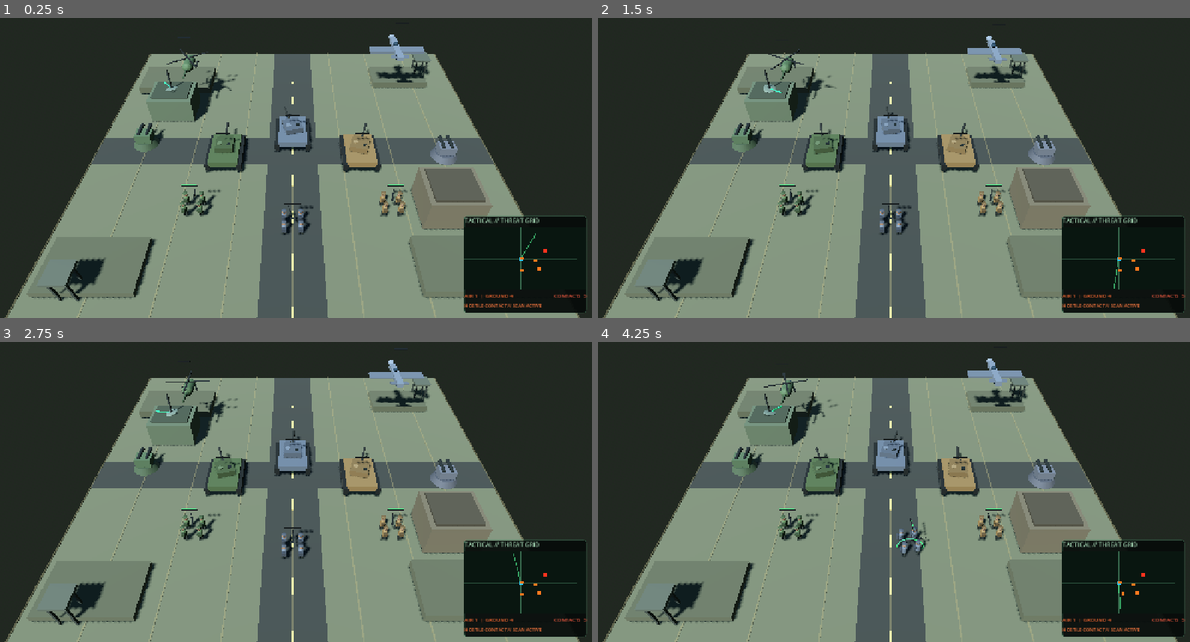
Above: before the commit, frames 1-4 (two rows, left to right).
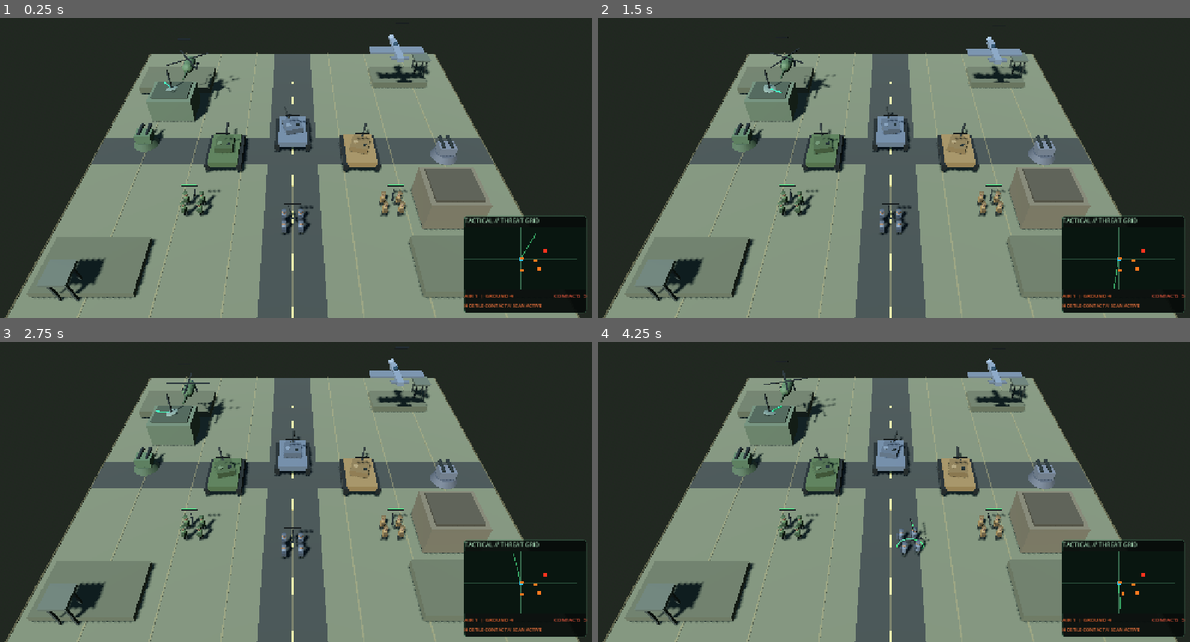
Above: after the commit, the same moments.

Repository: Jamalalbaroty/storm-generals-mobil
Game: Godot game, scene res://prototype_3d/battlefield_3d.tscn
The game is run twice, just before and just after one commit, with the same random seed, the same clock (stepped at 60 frames per second) and the same inputs. This scene is started directly instead of the project's main scene.
Inputs (mouse positions are in pixels of both pictures, inside the frame that each line leads up to):
- Up to frame 1 (0.25 s): no input
- Up to frame 2 (1.5 s): move the mouse to (1024, 132) at 0.52 s; click (1024, 132) at 0.67 s; drag from (769, 165) to (858, 216) at 1.27 s
- Up to frame 3 (2.75 s): move the mouse to (349, 399) at 2.02 s; click (349, 399) at 2.17 s
- Up to frame 4 (4.25 s): drag from (858, 540) to (710, 423) at 2.77 s; move the mouse to (1071, 525) at 3.52 s; click (1071, 525) at 3.67 s

The runs differ from the first frame. In frame 1, 0.3% of the frame differs, in the area x 28-73%, y 5-27%; in frame 2, 0.4%; in frame 3, 0.4%, in the area x 27-73%, y 5-27%; in frame 4, 0.4%.

Commit message:
feat: add lightweight tank track dust effects

Diff:
--- a/prototype_3d/battlefield_3d.gd
+++ b/prototype_3d/battlefield_3d.gd
@@ -46,6 +46,8 @@
 var combat_fire_audio: AudioStreamWAV
 var combat_impact_audio: AudioStreamWAV
 var engine_audio_player: AudioStreamPlayer3D
+var previous_ground_positions: Dictionary = {}
+var ground_dust_timers: Dictionary = {}
 
 func _ready() -> void:
 	combat_fire_audio = _make_combat_audio(false)
@@ -75,6 +77,7 @@
 	_update_radar_network(delta)
 	_update_radar_hud(delta)
 	_update_engine_audio()
+	_update_ground_vehicle_effects(delta)
 
 func _make_combat_audio(is_impact: bool) -> AudioStreamWAV:
 	var sample_rate := 22050
@@ -123,6 +126,45 @@
 	engine_audio_player.unit_size = 12.0
 	engine_audio_player.max_distance = 72.0
 	add_child(engine_audio_player)
+
+func _update_ground_vehicle_effects(delta: float) -> void:
+	for unit in showcase_tanks:
+		if not is_instance_valid(unit) or str(unit.get_meta("unit_type", "tank")) != "tank":
+			continue
+		var previous: Vector3 = previous_ground_positions.get(unit, unit.global_position)
+		var movement := unit.global_position.distance_to(previous)
+		previous_ground_positions[unit] = unit.global_position
+		var cooldown := maxf(0.0, float(ground_dust_timers.get(unit, 0.0)) - delta)
+		if movement > 0.015 and cooldown <= 0.0:
+			var rear := unit.global_transform.basis.z
+			_spawn_track_dust(unit.global_position + rear * 1.45 + Vector3.LEFT * 0.82)
+			_spawn_track_dust(unit.global_position + rear * 1.45 + Vector3.RIGHT * 0.82)
+			cooldown = 0.16
+		ground_dust_timers[unit] = cooldown
+	for unit in previous_ground_positions.keys():
+		if not is_instance_valid(unit):
+			previous_ground_positions.erase(unit)
+			ground_dust_timers.erase(unit)
+
+func _spawn_track_dust(at: Vector3) -> void:
+	var puff := MeshInstance3D.new()
+	var puff_mesh := SphereMesh.new()
+	puff_mesh.radius = 0.24
+	puff_mesh.height = 0.20
+	puff.mesh = puff_mesh
+	var material := StandardMaterial3D.new()
+	material.albedo_color = Color(0.48, 0.43, 0.32, 0.34)
+	material.transparency = BaseMaterial3D.TRANSPARENCY_ALPHA
+	material.shading_mode = BaseMaterial3D.SHADING_MODE_UNSHADED
+	puff.material_override = material
+	puff.position = at + Vector3.UP * 0.12
+	puff.scale = Vector3(0.35, 0.28, 0.35)
+	add_child(puff)
+	var tween := create_tween()
+	tween.set_parallel(true)
+	tween.tween_property(puff, "scale", Vector3(1.65, 0.72, 1.65), 0.72)
+	tween.tween_property(material, "albedo_color:a", 0.0, 0.72)
+	tween.chain().tween_callback(puff.queue_free)
 
 func _update_engine_audio() -> void:
 	if not is_instance_valid(engine_audio_player):
